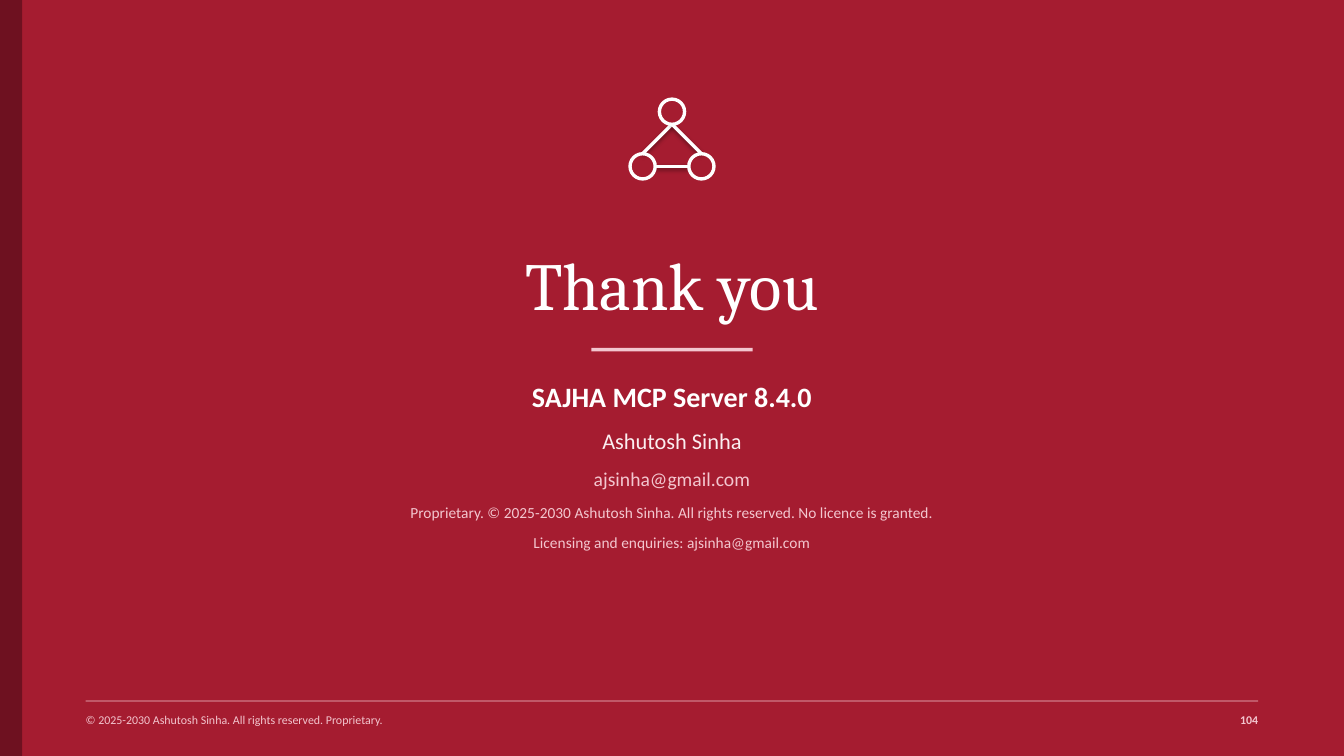
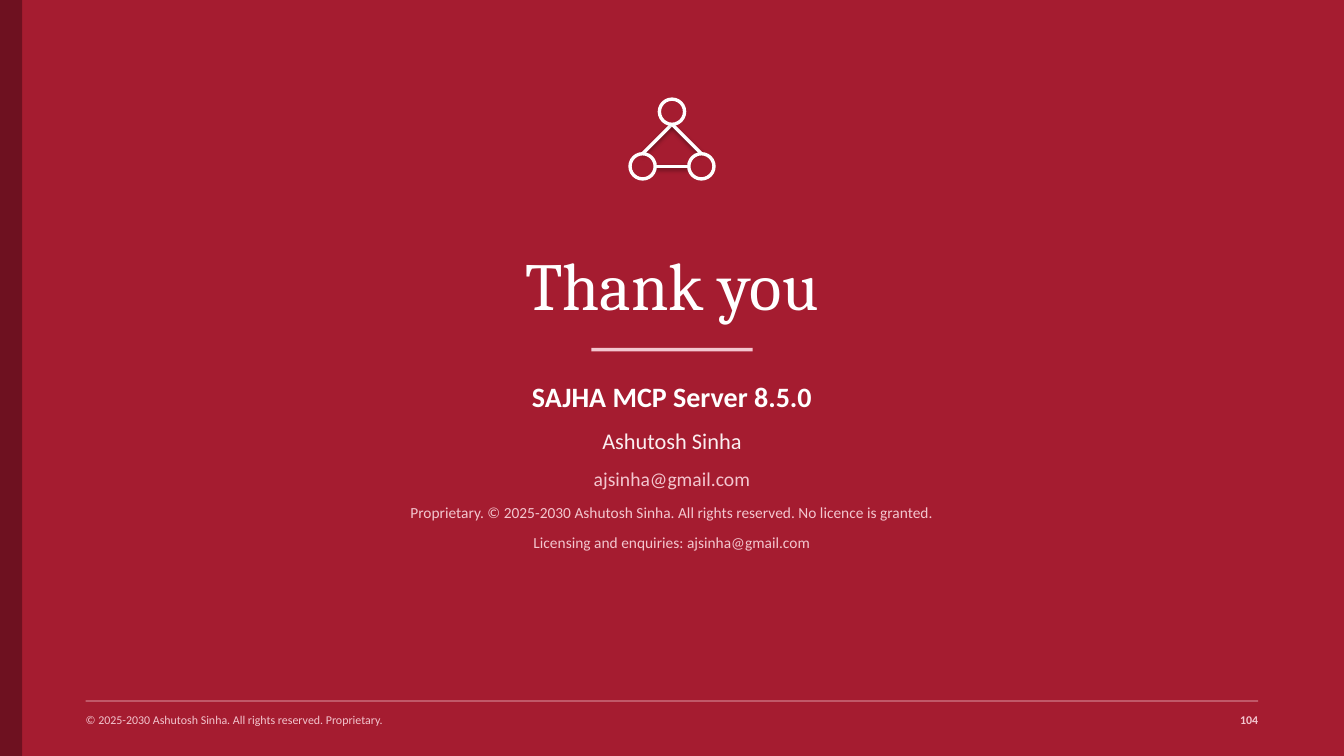
Before and after one commit to ajsinha/sajhamcpserver, a slide deck: slide 104 of docs/publications/SAJHA-MCP-Server.pptx. Drawn at 1344x756 pixels with LibreOffice and Linux fonts; fonts in the diff are those of the drawing. Boxes give left, top, right and bottom in pixels: in the first picture for what was removed or moved away, otherwise in the second. Text is boxed around its words. In the diff, an @@ line names an element or a change of style, - is before the commit and + after.

```diff
--- a/docs/publications/SAJHA-MCP-Server.pptx
+++ b/docs/publications/SAJHA-MCP-Server.pptx
@@ text at <box>532,387,812,407</box>: text changed @@
-SAJHA MCP Server 8.4.0
+SAJHA MCP Server 8.5.0
```
Also in this commit, not shown: 7 other slides changed, 31 other files.
